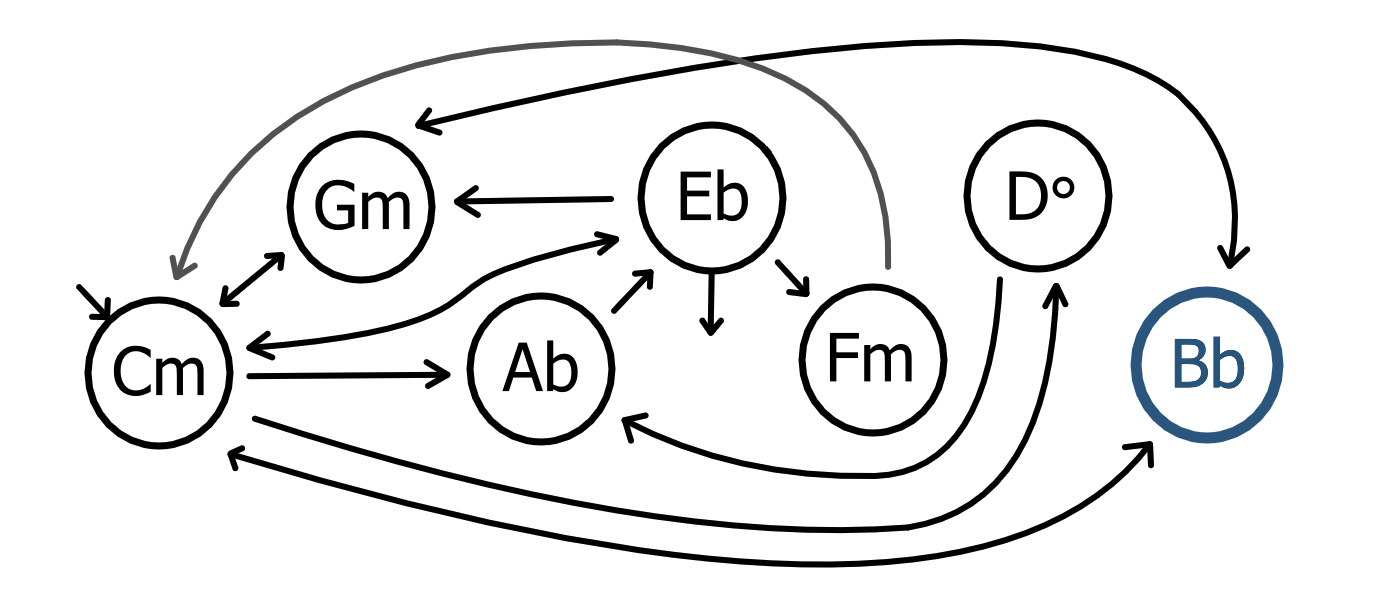
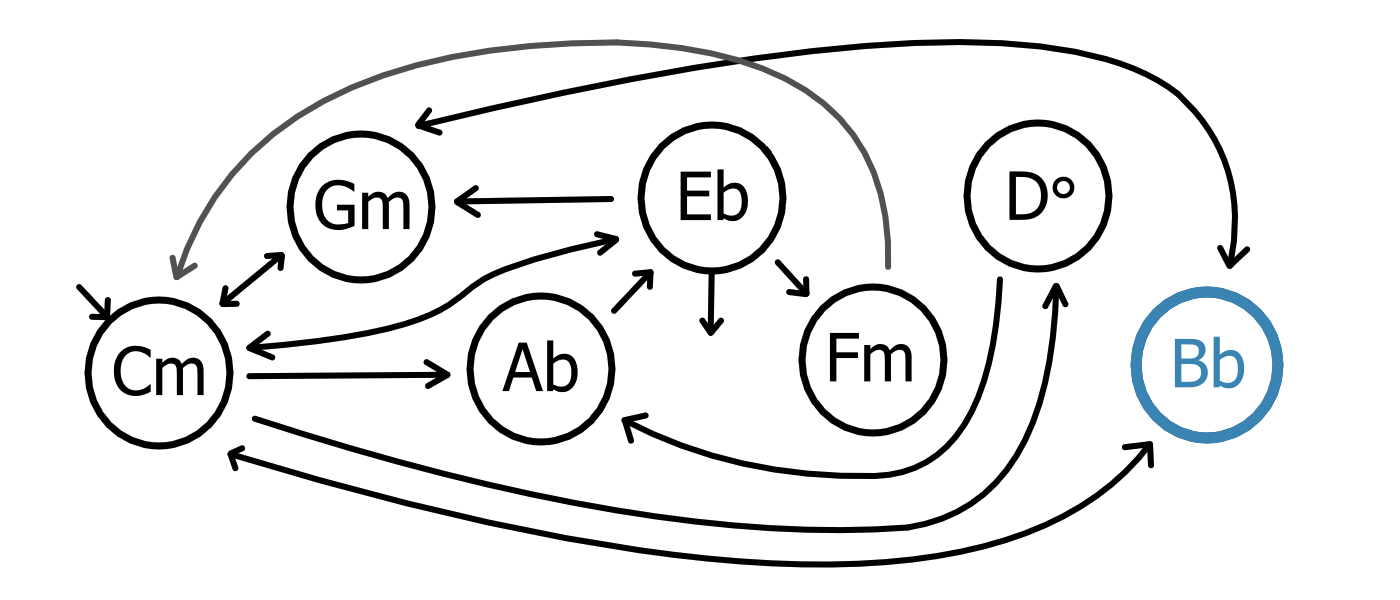
The second (1400, 600) image is a revision of the first. Changes to its layers:
painted on "Paint Layer 2" (1st of 7, in "7" › "Selected") over [1130, 286, 1284, 444]
hid group "Unselected" (1st of 7, in "7") (2 layers) over [1130, 286, 1284, 444]
painted on "Ring" (1st of 7, in "7" › "Unselected") over [1130, 286, 1284, 444]
painted on "Paint Layer 3" over [1130, 286, 1284, 444]
